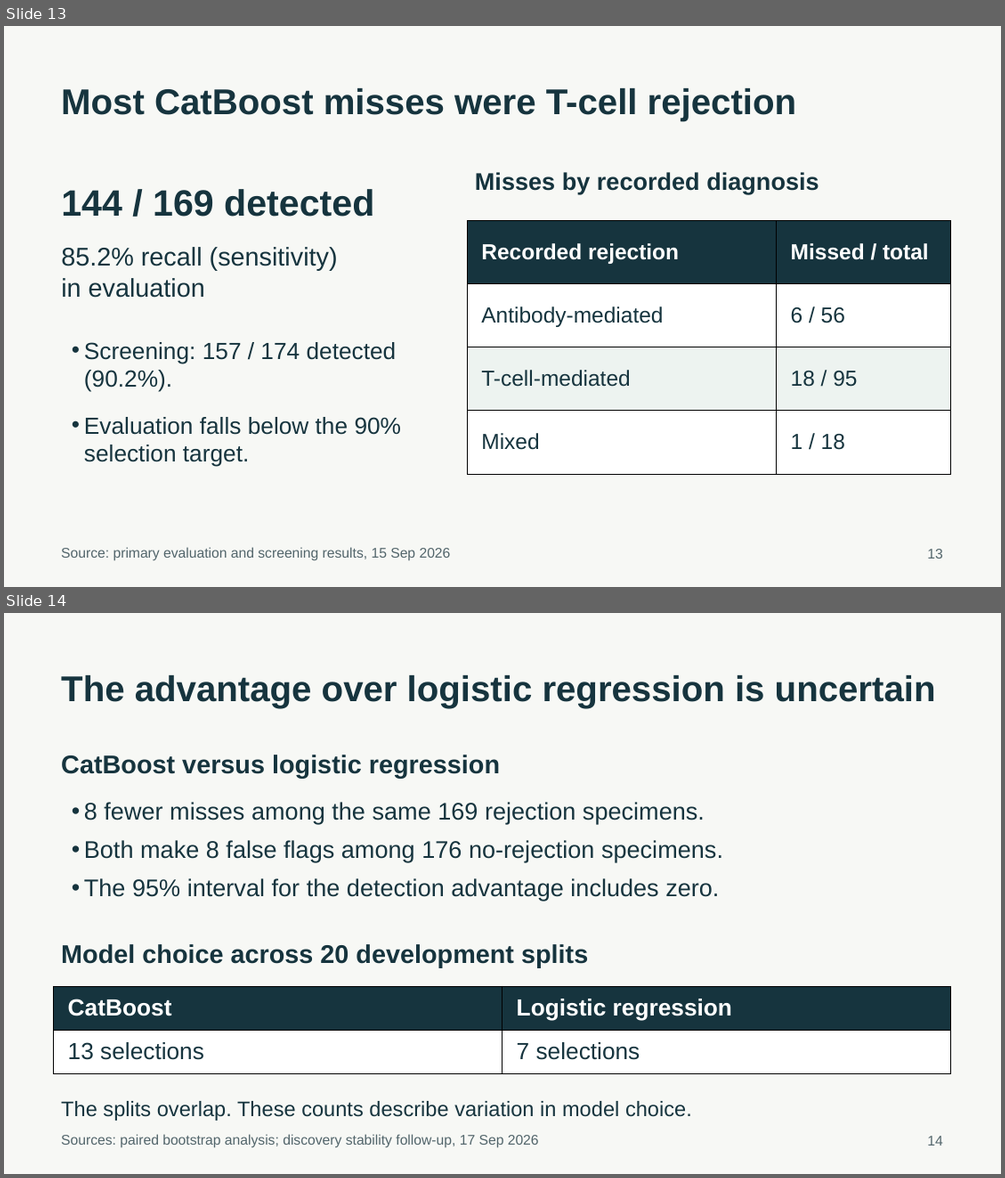
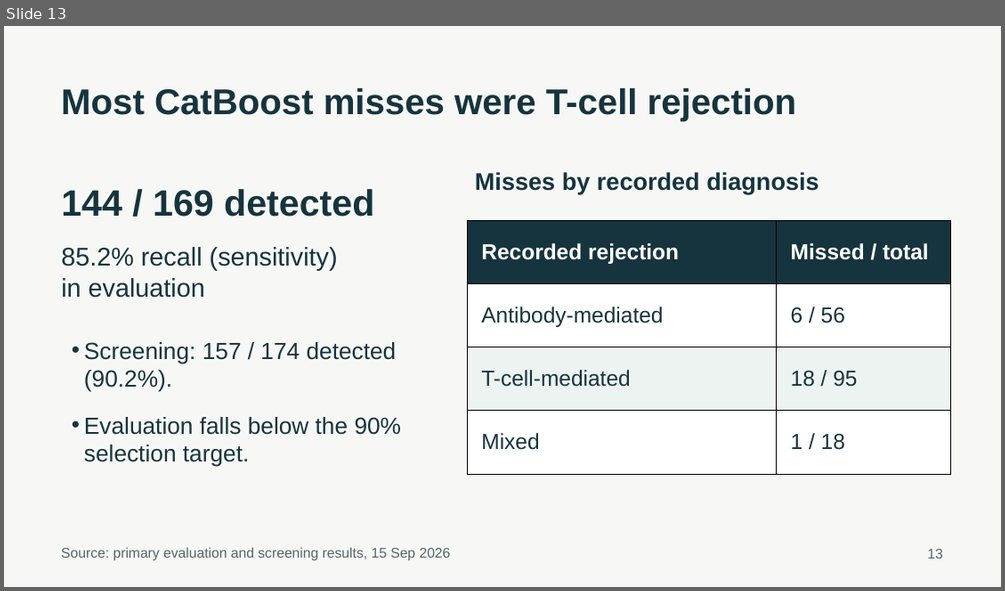
Before and after one commit to ca34525/Kidney-Biopsy-Rejection-Classifier, a slide deck: presentation/unos_kidney_biopsy.pptx. Shown one above the other, each under a label of ours: slides 13 and 14 before the commit, slide 13 after it. The pictures are 1005x1178 and 1005x591 pixels, drawn with LibreOffice and Linux fonts; fonts in the diff are those of the drawing. Boxes give left, top, right and bottom in pixels: in the first picture for what was removed or moved away, otherwise in the second. Text is boxed around its words. In the diff, an @@ line names an element or a change of style, - is before the commit and + after.

Commit message:
Clarify presentation metrics and model-choice stability

```diff
--- a/presentation/unos_kidney_biopsy.pptx
+++ b/presentation/unos_kidney_biopsy.pptx
@@ slide 14 removed at [4, 613, 1001, 1174], background #F7F8F5 @@
@@ text removed at [61, 675, 936, 708] @@
-The advantage over logistic regression is uncertain
@@ text removed at [61, 755, 500, 778] @@
-CatBoost versus logistic regression
@@ text removed at [84, 802, 723, 900] @@
-• 8 fewer misses among the same 169 rejection specimens.
-• Both make 8 false flags among 176 no-rejection specimens.
-• The 95% interval for the detection advantage includes zero.
@@ text removed at [61, 944, 588, 967] @@
-Model choice across 20 development splits
@@ table removed at [54, 986, 952, 1074], 2 rows, 2 columns @@
-CatBoost | Logistic regression
-13 selections | 7 selections
@@ text removed at [61, 1101, 692, 1120] @@
-The splits overlap. These counts describe variation in model choice.
@@ text removed at [61, 1134, 539, 1148] @@
-Sources: paired bootstrap analysis; discovery stability follow-up, 17 Sep 2026
@@ text removed at [927, 1135, 942, 1145] @@
-14
```
Also in this commit, not shown: 18 slides changed, 2 slides added, 32 other files.
